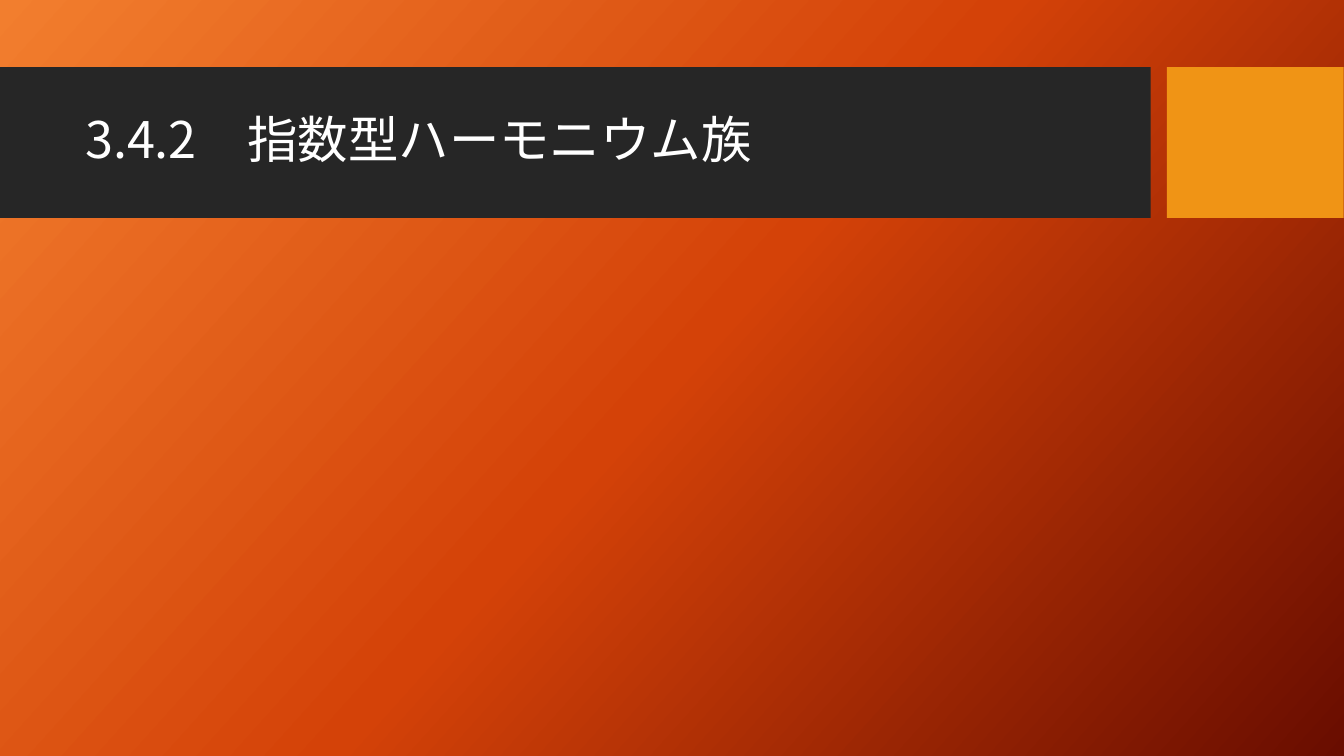
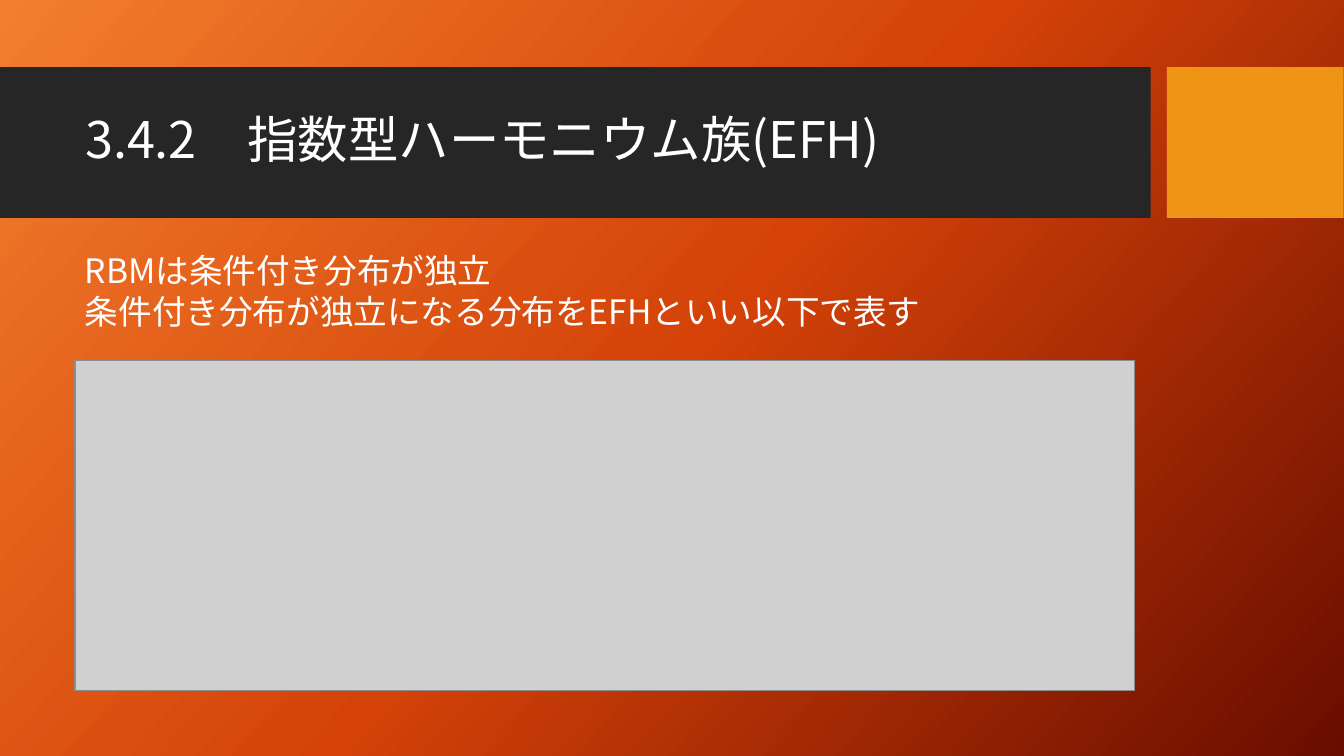
Before and after one commit to seigenji/deep_learning, a slide deck: slide 6 of deep_learning3.4.pptx. Drawn at 1344x756 pixels with LibreOffice and Linux fonts; fonts in the diff are those of the drawing; grey boxes stand for pictures; background and template pictures are left out. Boxes give left, top, right and bottom in pixels: in the first picture for what was removed or moved away, otherwise in the second. Text is boxed around its words. In the diff, an @@ line names an element or a change of style, - is before the commit and + after.

```diff
--- a/deep_learning3.4.pptx
+++ b/deep_learning3.4.pptx
@@ title at bbox=[85, 115, 879, 168]: text changed @@
-3.4.2 指数型ハーモニウム族
+3.4.2 指数型ハーモニウム族(EFH)
@@ text added at bbox=[85, 254, 921, 327], 24 pt, text #FFFFFF @@
+RBMは条件付き分布が独立
+条件付き分布が独立になる分布をEFHといい以下で表す
@@ picture added at bbox=[75, 360, 1134, 691] @@
```
Also in this commit, not shown: 2 other slides changed, 8 slides added.
